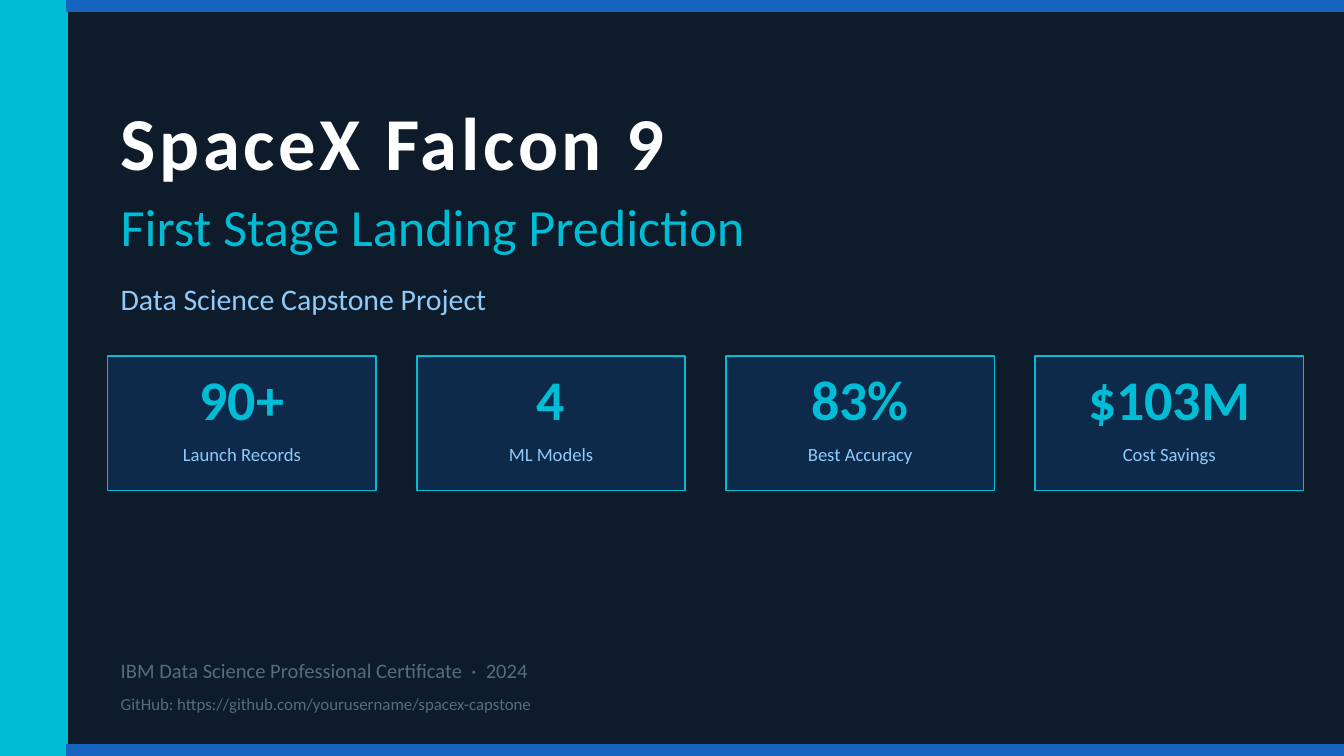
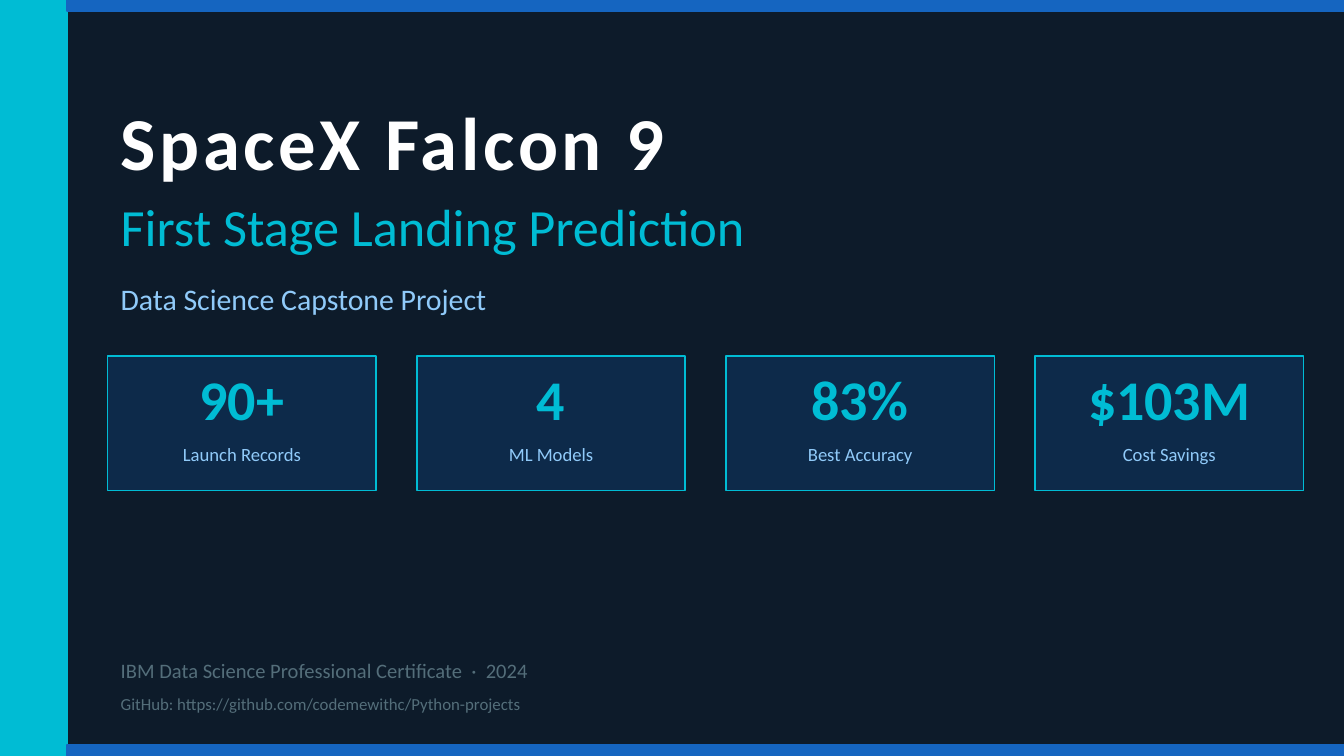
Before and after one commit to codemewithc/Python-projects, a slide deck: slide 1 of spacex-capstone/SpaceX_Capstone_Project_Report.pptx. Drawn at 1344x756 pixels with LibreOffice and Linux fonts; fonts in the diff are those of the drawing. Boxes give left, top, right and bottom in pixels: in the first picture for what was removed or moved away, otherwise in the second. Text is boxed around its words. In the diff, an @@ line names an element or a change of style, - is before the commit and + after.

Commit message:
capstone project edited

```diff
--- a/spacex-capstone/SpaceX_Capstone_Project_Report.pptx
+++ b/spacex-capstone/SpaceX_Capstone_Project_Report.pptx
@@ text at (121, 698, 520, 713): text changed @@
-GitHub: https://github.com/yourusername/spacex-capstone
+GitHub: https://github.com/codemewithc/Python-projects
```
Also in this commit, not shown: 12 other slides changed.
